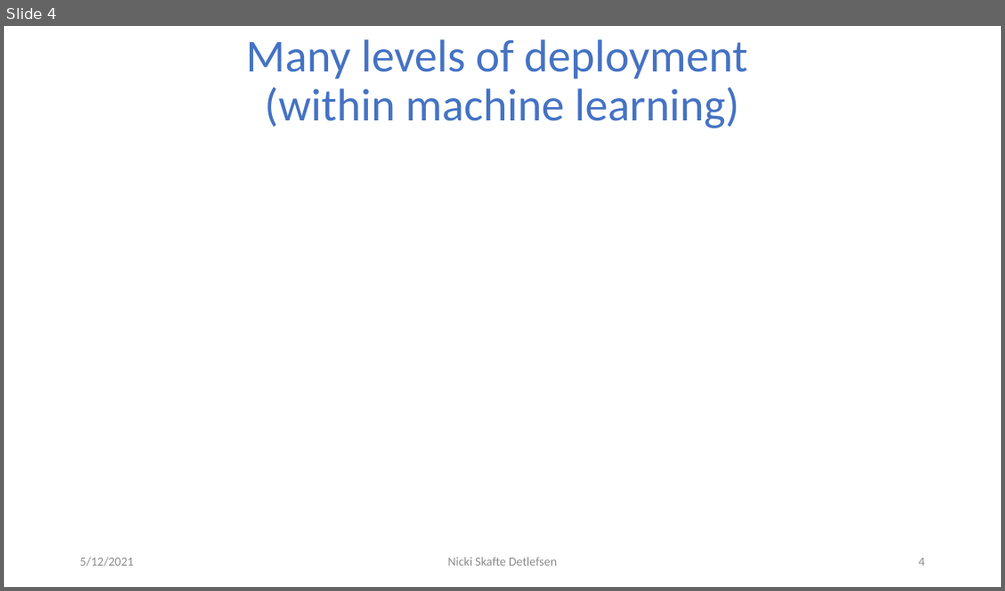
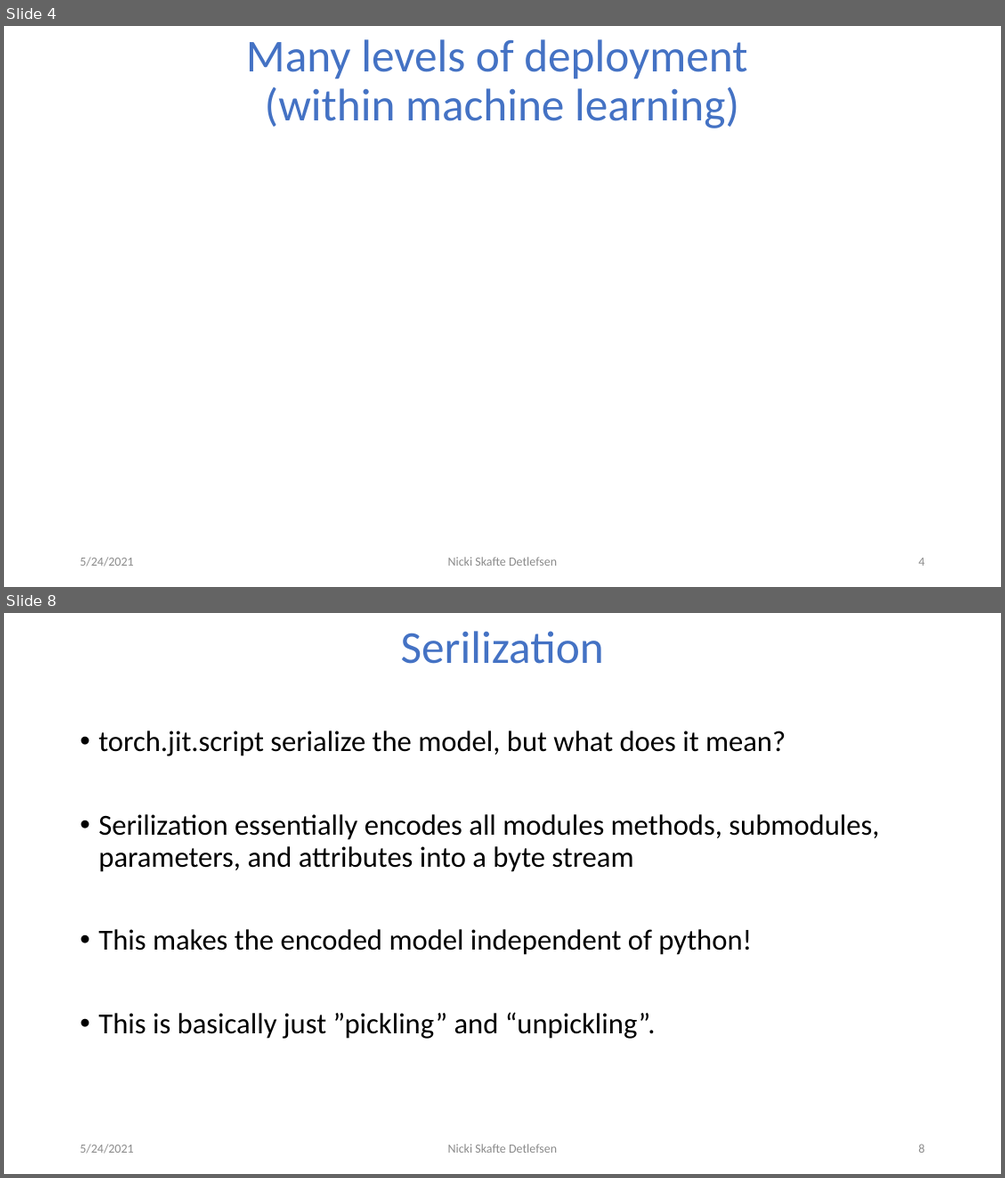
Before and after one commit to DeepEasterbunny/dtu_mlops, a slide deck: 10_deployment/deployment.pptx. Shown one above the other, each under a label of ours: slide 4 before the commit, slides 4 and 8 after it; the slides between them are not shown. The pictures are 1005x591 and 1005x1178 pixels, drawn with LibreOffice and Linux fonts; fonts in the diff are those of the drawing; grey boxes stand for pictures; background and template pictures are left out. Boxes give left, top, right and bottom in pixels: in the first picture for what was removed or moved away, otherwise in the second. Text is boxed around its words. In the diff, an @@ line names an element or a change of style, - is before the commit and + after.

```diff
--- a/10_deployment/deployment.pptx
+++ b/10_deployment/deployment.pptx
@@ slide 8 added at box(4, 613, 1001, 1174), background #FFFFFF @@
@@ title added at box(401, 631, 604, 664), 44 pt, text #4472C4 @@
+Serilization
@@ text added at box(98, 730, 879, 1038), 28 pt, text #000000 @@
+• torch.jit.script serialize the model, but what does it mean?
+• Serilization essentially encodes all modules methods, submodules, parameters, and attributes into a byte stream
+• This makes the encoded model independent of python!
+• This is basically just ”pickling” and “unpickling”.
@@ text added at box(80, 1143, 133, 1153), 12 pt, text #8C8C8C @@
+5/24/2021
@@ text added at box(448, 1143, 557, 1152), 12 pt, text #8C8C8C @@
+Nicki Skafte Detlefsen
@@ page number added at box(918, 1143, 924, 1152), 12 pt, text #8C8C8C @@
+8
@@ slide 4 changed as well @@
@@ text at box(80, 556, 133, 566): text changed @@
-5/12/2021
+5/24/2021
```
Also in this commit, not shown: 5 other slides changed, 1 other slide added, 6 other files.
